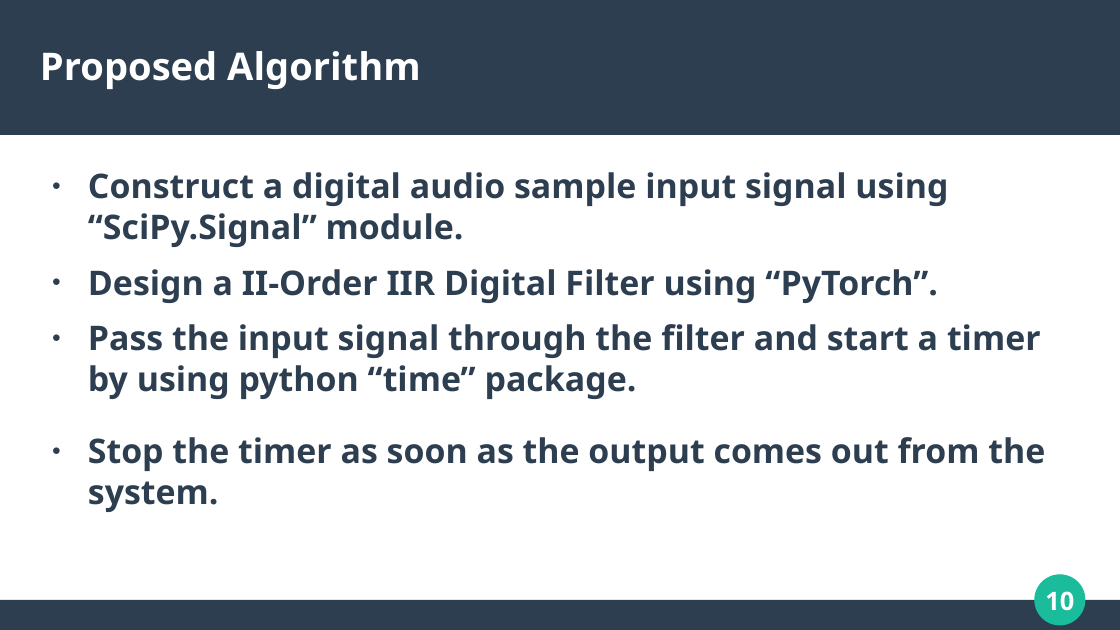
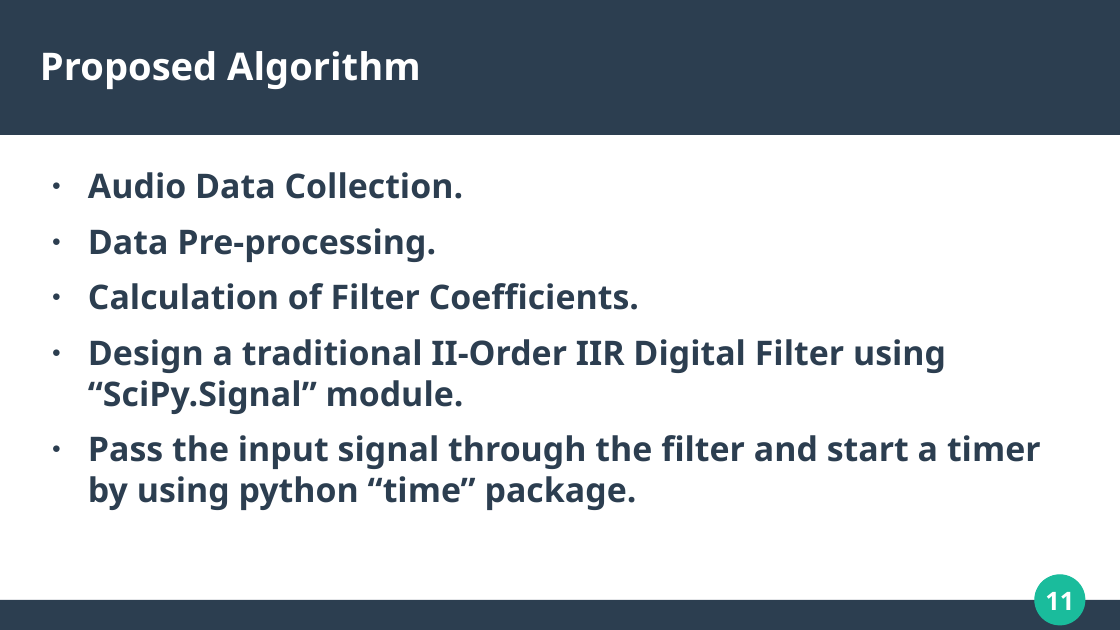
Before and after one commit to mohitlabs/Research, a slide deck: slide 11 of A Low Latency Digital Filter using Recurrent Neural Network/PPT/Presentation.pptx (slide 10 before the commit). Drawn at 1120x630 pixels with LibreOffice and Linux fonts; fonts in the diff are those of the drawing. Boxes give left, top, right and bottom in pixels: in the first picture for what was removed or moved away, otherwise in the second. Text is boxed around its words. In the diff, an @@ line names an element or a change of style, - is before the commit and + after.

Commit message:
Update Presentation

```diff
--- a/A Low Latency Digital Filter using Recurrent Neural Network/PPT/Presentation.pptx
+++ b/A Low Latency Digital Filter using Recurrent Neural Network/PPT/Presentation.pptx
@@ text at bbox=[88, 172, 946, 414]: text changed @@
-● Construct a digital audio sample input signal using “SciPy.Signal” module.
-● Design a II-Order IIR Digital Filter using “PyTorch”.
+● Audio Data Collection.
+● Data Pre-processing.
+● Calculation of Filter Coefficients.
+● Design a traditional II-Order IIR Digital Filter using “SciPy.Signal” module.
@@ text at bbox=[88, 437, 1045, 512]: paragraph removed @@
-● Stop the timer as soon as the output comes out from the system.
@@ page number at bbox=[1045, 592, 1074, 610]: text changed @@
-10
+11
```
Also in this commit, not shown: 3 other slides changed, 3 slides added, 1 slide removed.
